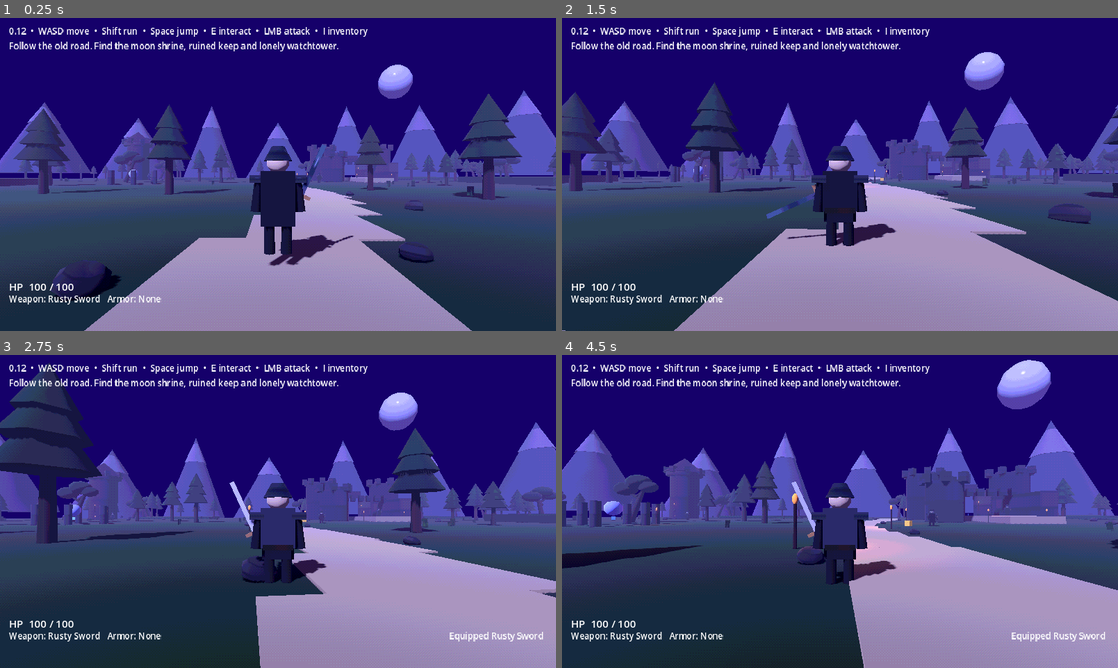
Above: before the commit, frames 1-4 (two rows, left to right).
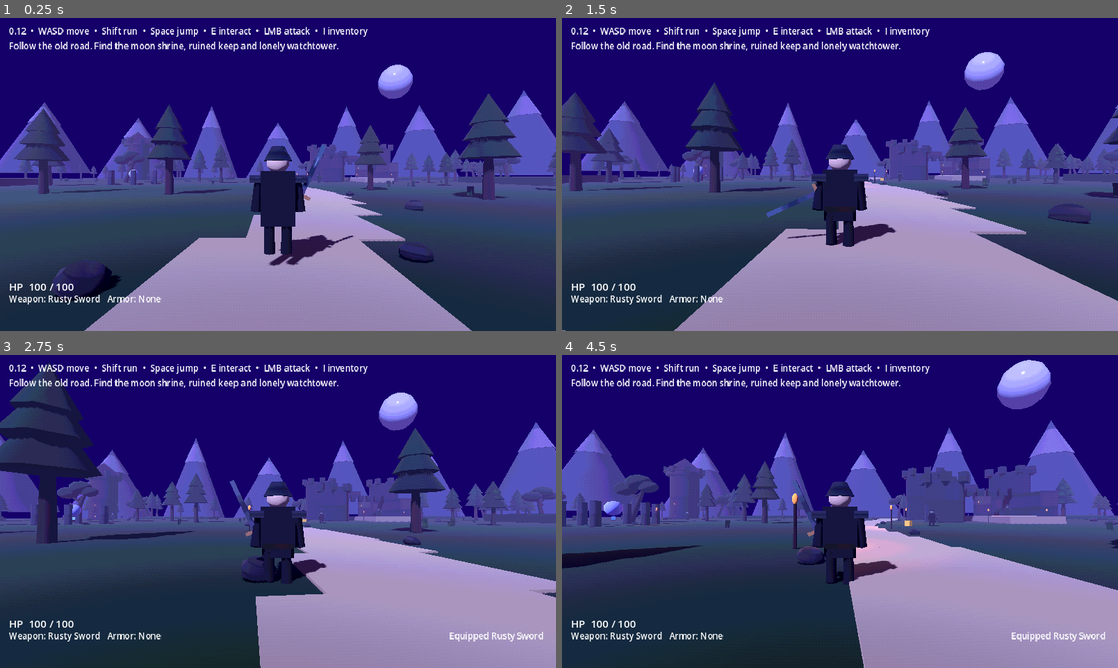
Above: after the commit, the same moments.

Repository: jasonjllind-cpu/aispel
Game: Godot game, scene res://main.tscn
The game is run twice, just before and just after one commit, with the same random seed, the same clock (stepped at 60 frames per second) and the same inputs.
Inputs (mouse positions are in pixels of both pictures, inside the frame that each line leads up to):
- Up to frame 1 (0.25 s): no input
- Up to frame 2 (1.5 s): move the mouse to (867, 174) at 0.52 s; hold Shift (sprint) 0.53-1.28 s; hold W (move_forward) from 0.53 s (still down); tap Space (jump) at 0.77 s; move the mouse to (812, 174) at 1.27 s; click (812, 174) at 1.35 s
- Up to frame 3 (2.75 s): keep holding W (move_forward); tap Space (jump) at 1.52 s; tap Shift (sprint) at 1.55, 2.3 s; move the mouse to (289, 505) at 2.02 s; hold R (equip_next) from 2.03 s (still down)
- Up to frame 4 (4.5 s): keep holding W (move_forward); move the mouse to (834, 517) at 2.77 s; release R (equip_next) at 2.78 s; tap E (interact) at 2.85 s; tap Space (jump) at 3.02, 3.77 s; tap Shift (sprint) at 3.05, 4.35 s; move the mouse to (878, 514) at 3.52 s; hold Shift (sprint) 3.53-4.28 s; move the mouse to (795, 508) at 4.27 s

The runs differ from the first frame. In frame 1, less than 0.1% of the frame differs, in the area x 48-56%, y 48-77%; in frame 2, 0.3%; in frame 3, 1.1%, in the area x 41-59%, y 40-74%; in frame 4, 1.1%.

Commit message:
Add procedural third-person movement animation

Diff:
--- a/scripts/player.gd
+++ b/scripts/player.gd
@@ -1,6 +1,8 @@
 extends CharacterBody3D
 
 const ITEM_DB := preload("res://scripts/item_db.gd")
+const TEX_METAL := preload("res://assets/textures/metal.svg")
+const TEX_CLOTH := preload("res://assets/textures/cloth.svg")
 
 @export var move_speed := 6.0
 @export var sprint_speed := 9.0
@@ -15,6 +17,7 @@
 var gravity := 18.0
 var health := 100
 var attack_timer := 0.0
+var walk_phase := 0.0
 var camera_pivot: Node3D
 var camera: Camera3D
 var visual: Node3D
@@ -123,7 +126,8 @@
 	if not inventory_open:
 		input_vec = Input.get_vector("move_left", "move_right", "move_forward", "move_back")
 	var wish_dir: Vector3 = (transform.basis * Vector3(input_vec.x, 0.0, input_vec.y)).normalized()
-	var target_speed: float = sprint_speed if Input.is_action_pressed("sprint") else move_speed
+	var sprinting: bool = Input.is_action_pressed("sprint") and input_vec.length() > 0.05
+	var target_speed: float = sprint_speed if sprinting else move_speed
 	var target_velocity: Vector3 = wish_dir * target_speed
 	velocity.x = move_toward(velocity.x, target_velocity.x, acceleration * delta)
 	velocity.z = move_toward(velocity.z, target_velocity.z, acceleration * delta)
@@ -132,7 +136,45 @@
 		visual.rotation.y = lerp_angle(visual.rotation.y, atan2(wish_dir.x, wish_dir.z) - rotation.y, 10.0 * delta)
 
 	move_and_slide()
+	_animate_visual(delta, input_vec.length(), sprinting)
 	_update_interaction_prompt()
+
+func _animate_visual(delta: float, input_strength: float, sprinting: bool) -> void:
+	if visual == null:
+		return
+	var arm_l := get_node_or_null("Visual/ArmL") as Node3D
+	var arm_r := get_node_or_null("Visual/ArmR") as Node3D
+	var leg_l := get_node_or_null("Visual/LegL") as Node3D
+	var leg_r := get_node_or_null("Visual/LegR") as Node3D
+	var cape := get_node_or_null("Visual/Cape") as Node3D
+
+	if input_strength > 0.05 and is_on_floor():
+		walk_phase += delta * (12.0 if sprinting else 8.5)
+		var swing: float = sin(walk_phase) * (34.0 if sprinting else 24.0)
+		if arm_l != null:
+			arm_l.rotation_degrees.x = swing
+		if arm_r != null:
+			arm_r.rotation_degrees.x = -swing
+		if leg_l != null:
+			leg_l.rotation_degrees.x = -swing * 0.75
+		if leg_r != null:
+			leg_r.rotation_degrees.x = swing * 0.75
+		if cape != null:
+			cape.rotation_degrees.x = 8.0 + abs(sin(walk_phase)) * (8.0 if sprinting else 4.0)
+		visual.position.y = abs(sin(walk_phase * 2.0)) * 0.035
+	else:
+		walk_phase += delta * 2.0
+		visual.position.y = lerp(visual.position.y, 0.0, min(delta * 8.0, 1.0))
+		if arm_l != null:
+			arm_l.rotation_degrees.x = lerp(arm_l.rotation_degrees.x, 0.0, min(delta * 8.0, 1.0))
+		if arm_r != null:
+			arm_r.rotation_degrees.x = lerp(arm_r.rotation_degrees.x, 0.0, min(delta * 8.0, 1.0))
+		if leg_l != null:
+			leg_l.rotation_degrees.x = lerp(leg_l.rotation_degrees.x, 0.0, min(delta * 8.0, 1.0))
+		if leg_r != null:
+			leg_r.rotation_degrees.x = lerp(leg_r.rotation_degrees.x, 0.0, min(delta * 8.0, 1.0))
+		if cape != null:
+			cape.rotation_degrees.x = lerp(cape.rotation_degrees.x, 4.0, min(delta * 5.0, 1.0))
 
 func _get_nearest_interactable() -> Node:
 	var best: Node = null
@@ -299,12 +341,14 @@
 		var blade_material := StandardMaterial3D.new()
 		blade_material.roughness = 0.35
 		blade_material.albedo_color = Color("94d7ff") if equipped_weapon == "Moon Blade" else Color("a5a8ad")
+		blade_material.albedo_texture = TEX_METAL
 		blade.material_override = blade_material
 	var torso := get_node_or_null("Visual/Torso") as MeshInstance3D
 	if torso != null:
 		var torso_material := StandardMaterial3D.new()
 		torso_material.roughness = 0.9
-		torso_material.albedo_color = Color("434754") if equipped_armor == "Warden Mail" else Color("29273b")
+		torso_material.albedo_color = Color("434754") if equipped_armor == "Warden Mail" else Color("302b43")
+		torso_material.albedo_texture = TEX_METAL if equipped_armor == "Warden Mail" else TEX_CLOTH
 		torso.material_override = torso_material
 
 func _set_status(text: String) -> void:
